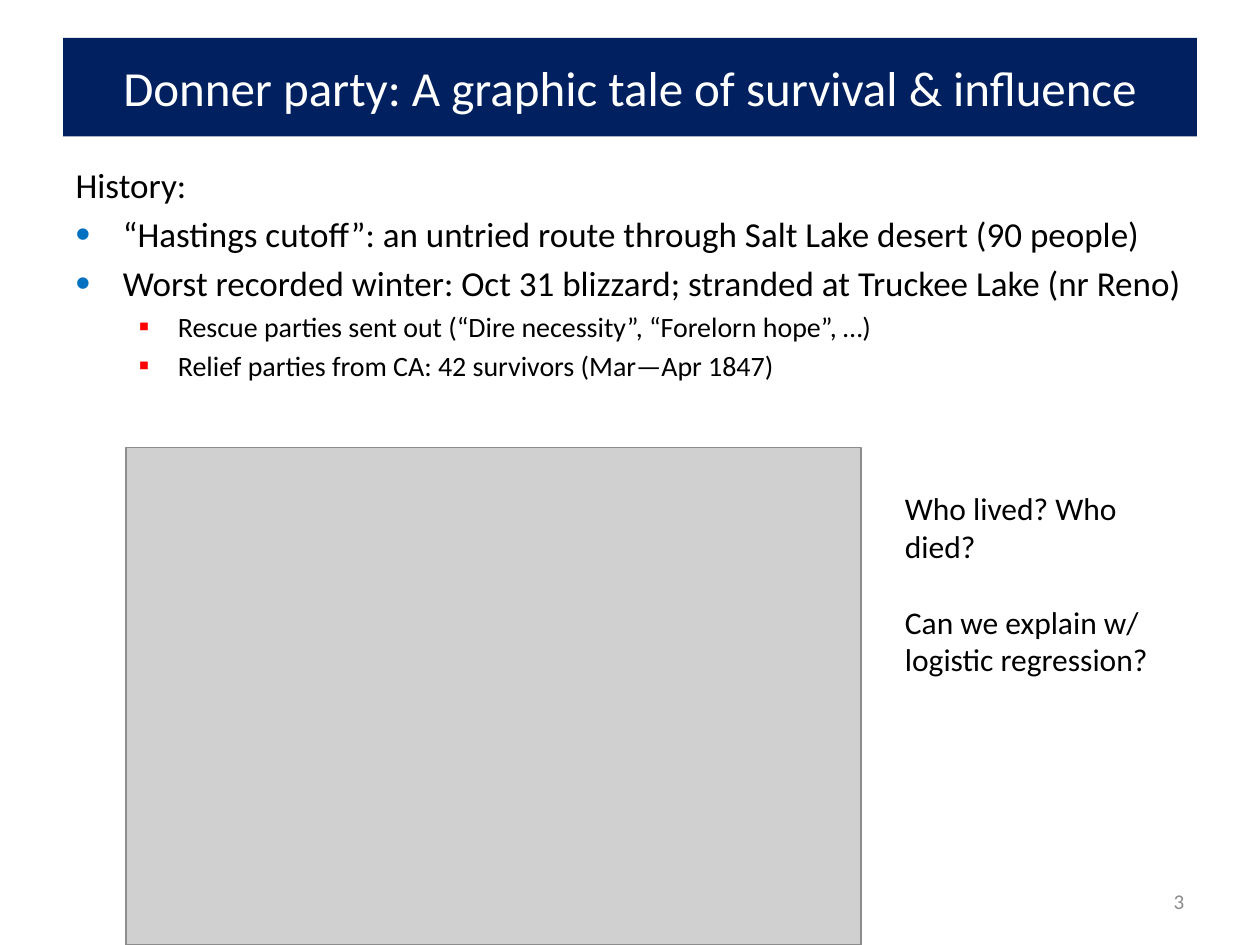
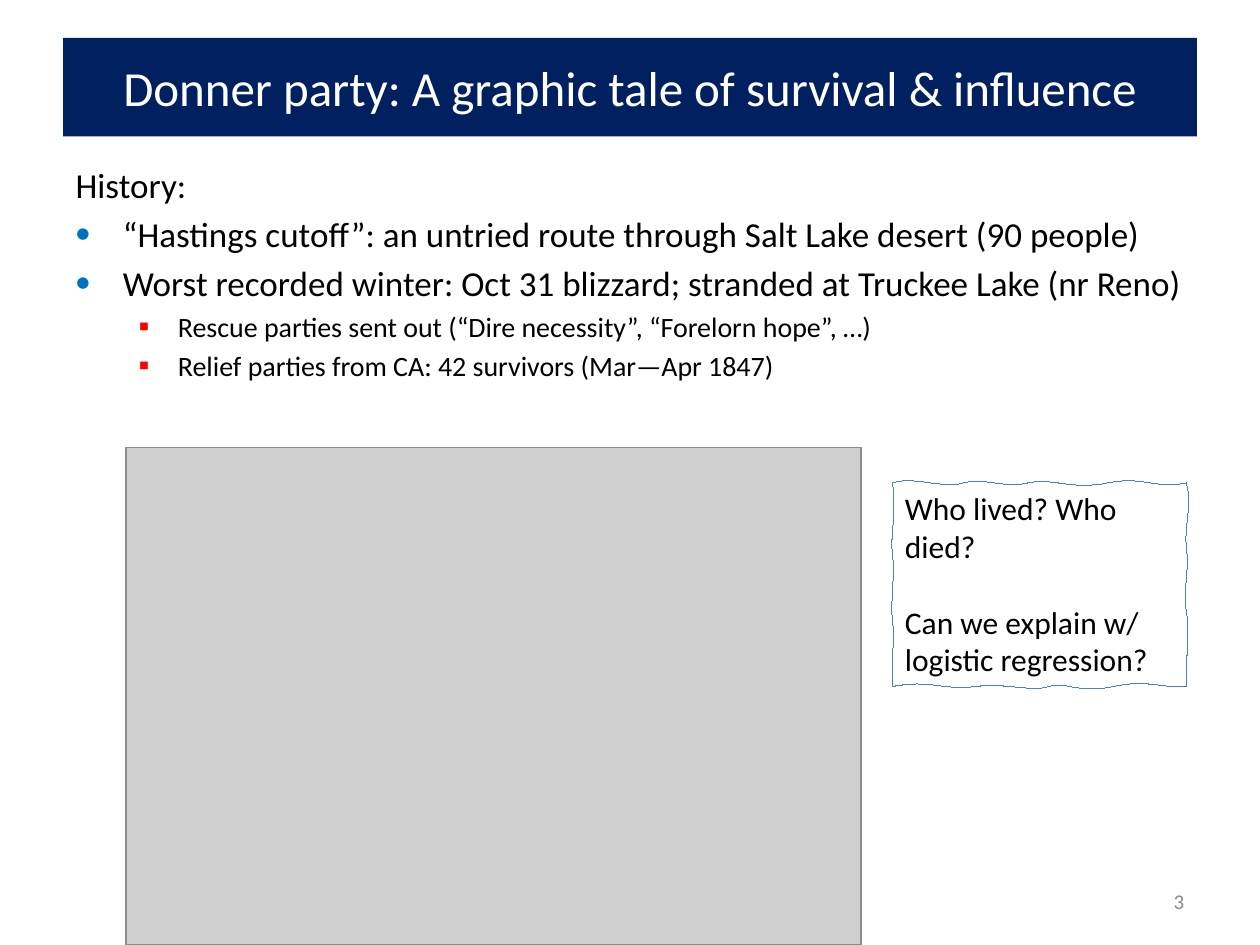
Before and after one commit to friendly/psy6136, a slide deck: slide 3 of lectures/07-logistic2.pptx. Drawn at 1260x945 pixels with LibreOffice and Linux fonts; fonts in the diff are those of the drawing; grey boxes stand for pictures. Boxes give left, top, right and bottom in pixels: in the first picture for what was removed or moved away, otherwise in the second. Text is boxed around its words. In the diff, an @@ line names an element or a change of style, - is before the commit and + after.

```diff
--- a/lectures/07-logistic2.pptx
+++ b/lectures/07-logistic2.pptx
@@ freeform shape added at [892,483,1186,687], outline #4F81BD 0.75 pt, 18 pt, text #000000 @@
+Who lived? Who died?
+Can we explain w/ logistic regression?
```
Also in this commit, not shown: 23 other slides changed, 1 slide added, 1 slide removed, 7 other files.
